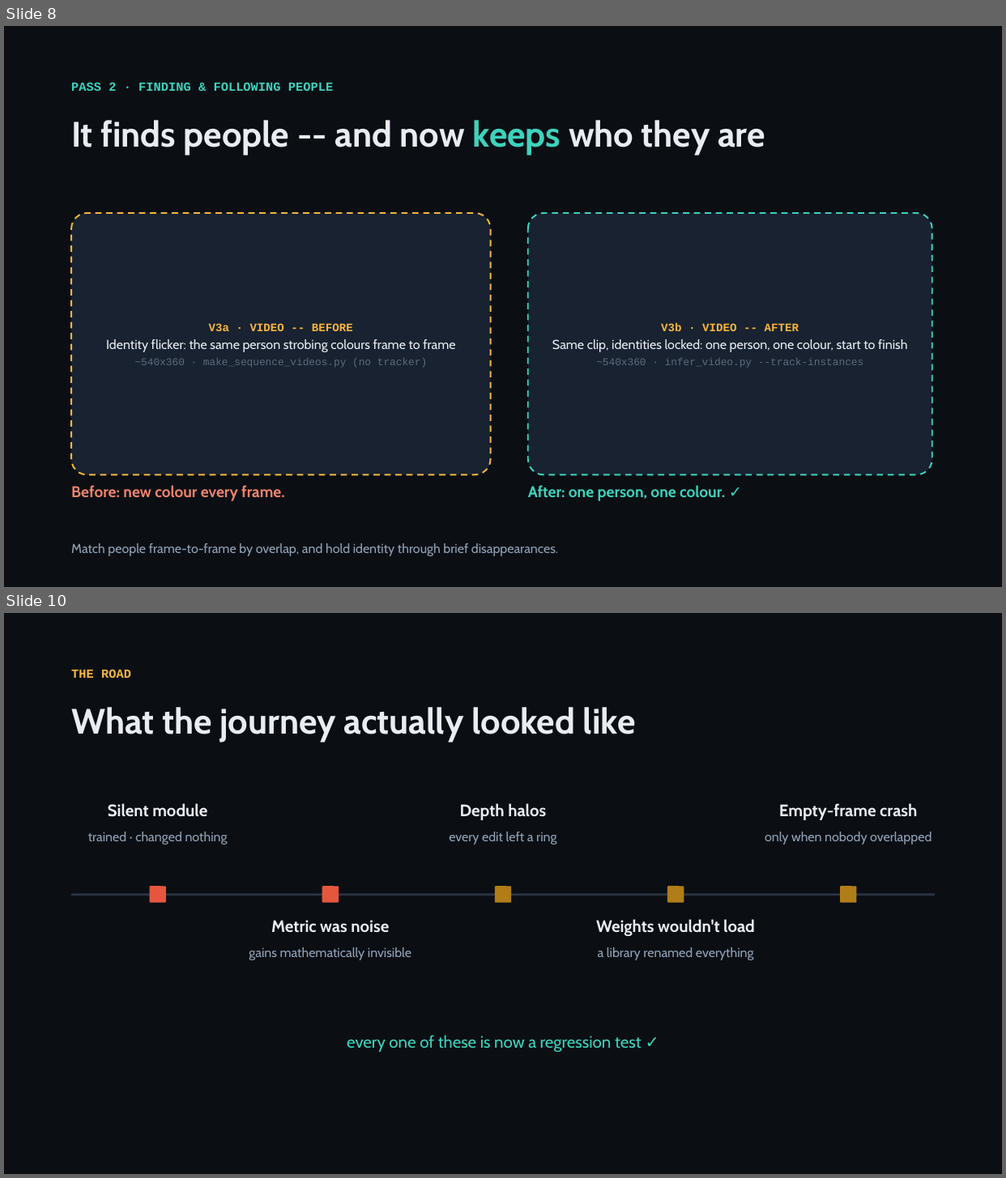
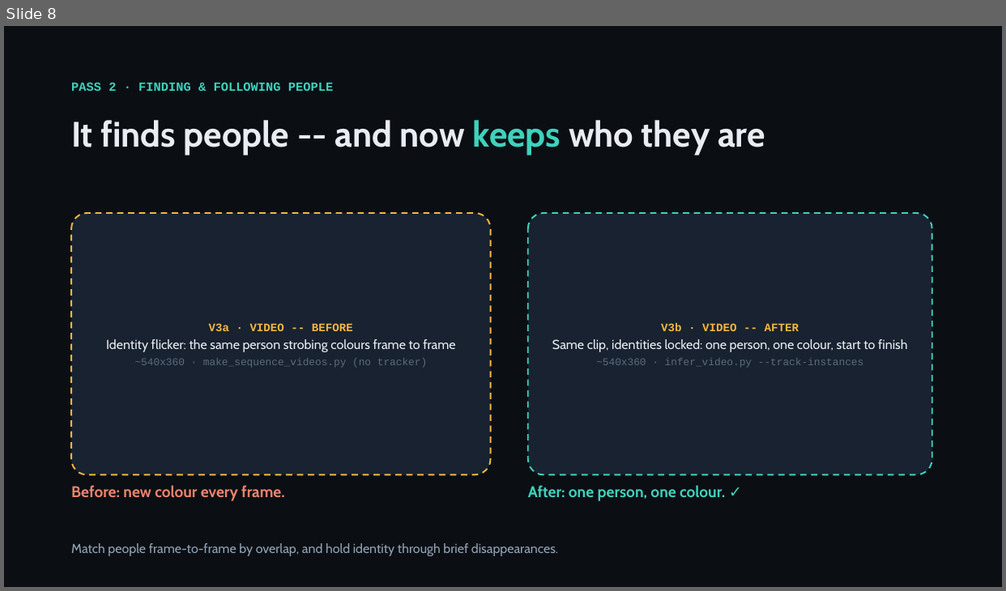
Before and after one commit to KSJanjua/ProCodes, a slide deck: docs/presentation/instancedepth-journey.pptx. Shown one above the other, each under a label of ours: slides 8 and 10 before the commit, slide 8 after it; the slides between them are not shown. The pictures are 1006x1178 and 1006x591 pixels, drawn with LibreOffice and Linux fonts; fonts in the diff are those of the drawing. Boxes give left, top, right and bottom in pixels: in the first picture for what was removed or moved away, otherwise in the second. Text is boxed around its words. In the diff, an @@ line names an element or a change of style, - is before the commit and + after.

```diff
--- a/docs/presentation/instancedepth-journey.pptx
+++ b/docs/presentation/instancedepth-journey.pptx
@@ slide 10 removed at [4, 613, 1002, 1174], background #0B0F14 @@
@@ text removed at [71, 669, 131, 678] @@
-THE ROAD
@@ text removed at [71, 707, 636, 743] @@
-What the journey actually looked like
@@ text removed at [108, 803, 207, 817] @@
-Silent module
@@ text removed at [460, 803, 546, 820] @@
-Depth halos
@@ text removed at [779, 803, 917, 820] @@
-Empty-frame crash
@@ text removed at [88, 832, 228, 845] @@
-trained · changed nothing
@@ text removed at [449, 832, 556, 845] @@
-every edit left a ring
@@ text removed at [765, 832, 931, 845] @@
-only when nobody overlapped
@@ rounded rectangle removed at [71, 894, 935, 896] @@
@@ rounded rectangle removed at [149, 886, 166, 903] @@
@@ rounded rectangle removed at [322, 886, 339, 903] @@
@@ rounded rectangle removed at [495, 886, 512, 903] @@
@@ rounded rectangle removed at [667, 886, 684, 903] @@
@@ rounded rectangle removed at [840, 886, 857, 903] @@
@@ text removed at [271, 920, 389, 933] @@
-Metric was noise
@@ text removed at [596, 919, 755, 936] @@
-Weights wouldn't load
@@ text removed at [249, 948, 411, 960] @@
-gains mathematically invisible
@@ text removed at [598, 948, 754, 960] @@
-a library renamed everything
@@ text removed at [347, 1035, 641, 1052] @@
-every one of these is now a regression test ✓
```
Also in this commit, not shown: 4 slides changed, 4 slides added, 3 other slides removed, 1 other file.
